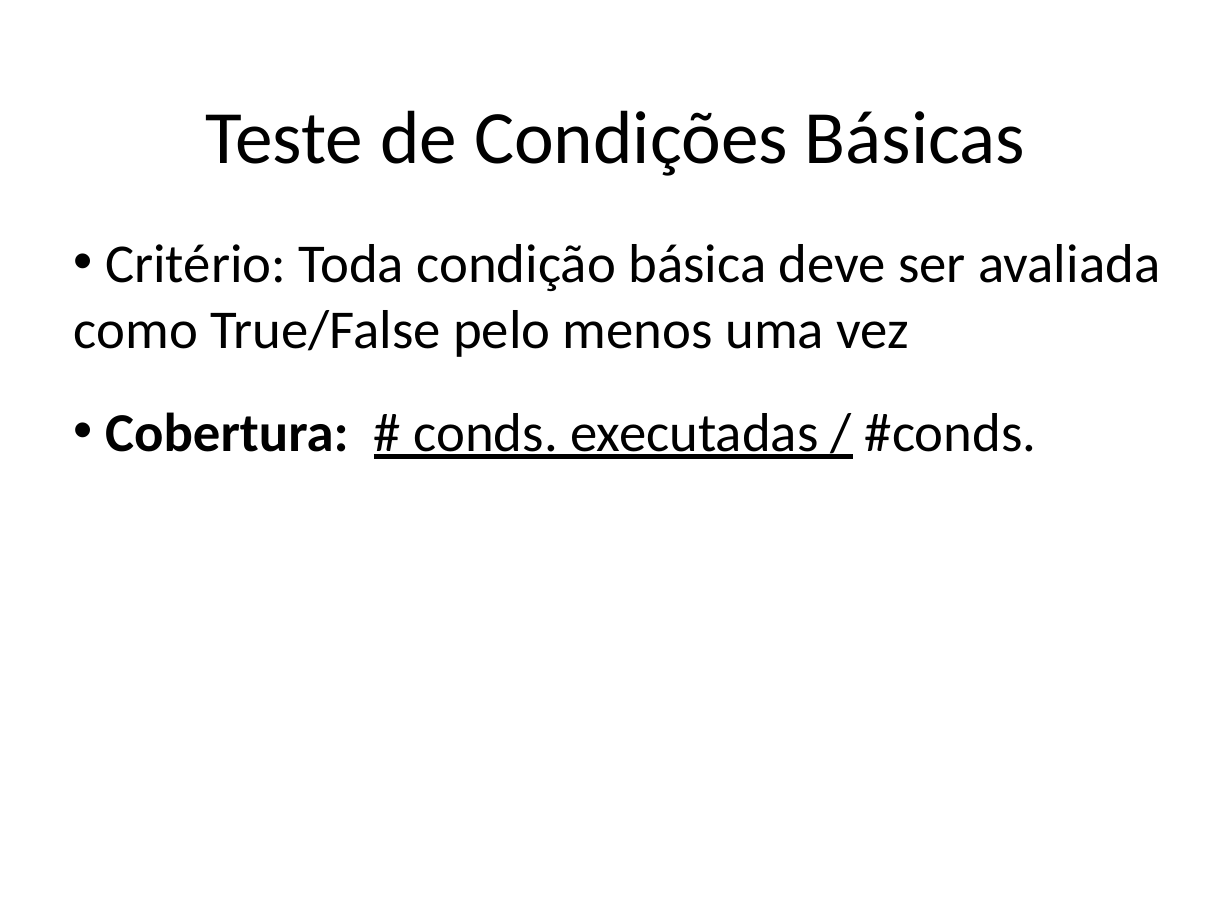
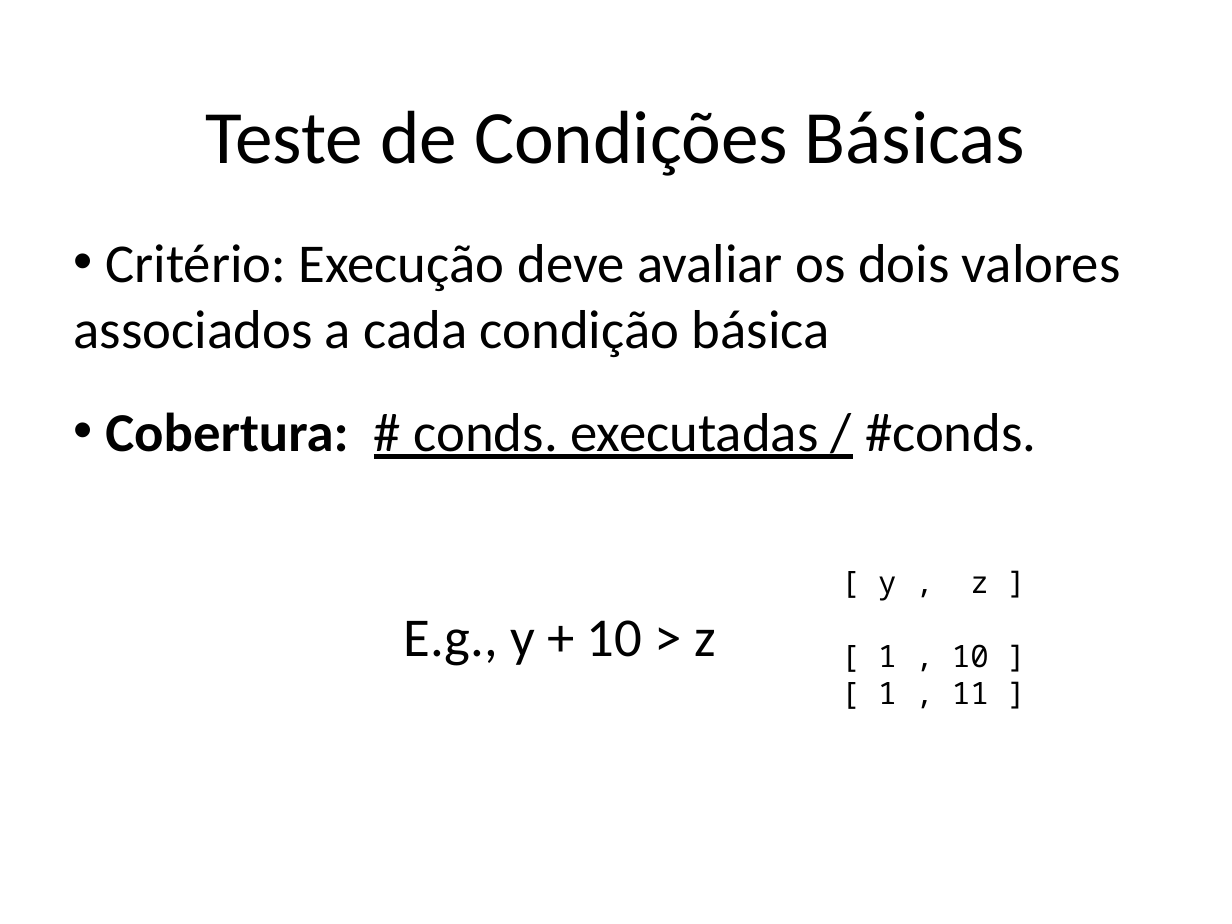
Before and after one commit to STAR-RG/testing-cin, a slide deck: slide 96 of slides.pptx (slide 95 before the commit). Drawn at 1232x924 pixels with LibreOffice and Linux fonts; fonts in the diff are those of the drawing. Boxes give left, top, right and bottom in pixels: in the first picture for what was removed or moved away, otherwise in the second. Text is boxed around its words. In the diff, an @@ line names an element or a change of style, - is before the commit and + after.

```diff
--- a/slides.pptx
+++ b/slides.pptx
@@ text at box(74, 244, 1121, 357): text changed @@
-• Critério: Toda condição básica deve ser avaliada como True/False pelo menos uma vez
+• Critério: Execução deve avaliar os dois valores associados a cada condição básica
@@ text added at box(878, 576, 989, 704), 18 pt, text #000000 @@
+[ y , z ]
+[ 1 , 10 ]
+[ 1 , 11 ]
@@ text added at box(403, 620, 716, 666), 32 pt, text #000000 @@
+E.g., y + 10 > z
```
Also in this commit, not shown: 15 other slides changed, 3 slides added, 1 slide removed.
